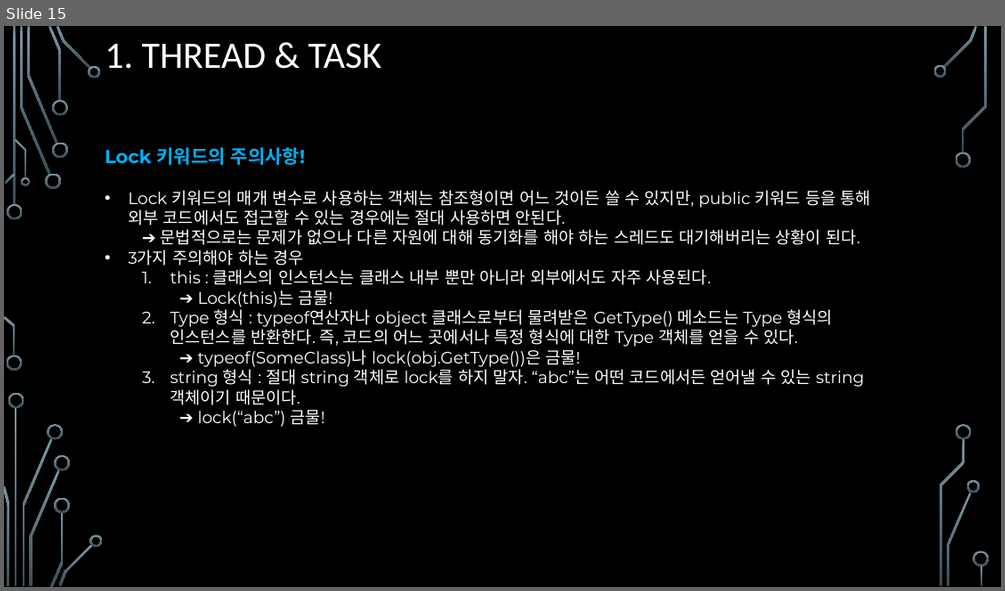
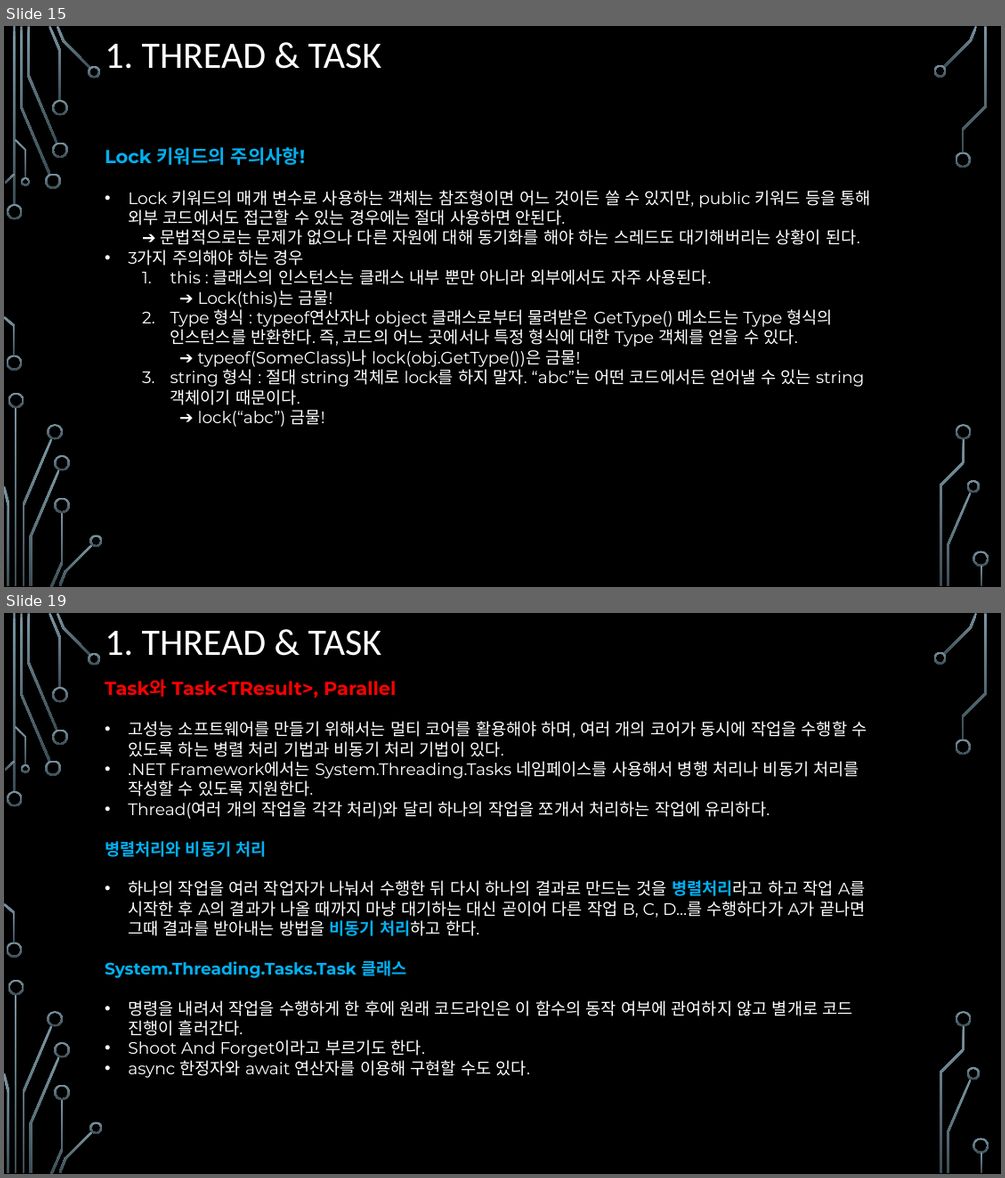
Before and after one commit to assassin4613/CShap, a slide deck: C#_Chapter_10.pptx. Shown one above the other, each under a label of ours: slide 15 before the commit, slides 15 and 19 after it; the slides between them are not shown. The pictures are 1005x591 and 1005x1178 pixels, drawn with LibreOffice and Linux fonts; fonts in the diff are those of the drawing; background and template pictures are left out. Boxes give left, top, right and bottom in pixels: in the first picture for what was removed or moved away, otherwise in the second. Text is boxed around its words. In the diff, an @@ line names an element or a change of style, - is before the commit and + after.

```diff
--- a/C#_Chapter_10.pptx
+++ b/C#_Chapter_10.pptx
@@ slide 19 added at (x1=4, y1=613, x2=1001, y2=1174), background picture (left out); not listed: 36 template elements that a slide beside it also shows @@
@@ title added at (x1=105, y1=630, x2=382, y2=656), 36 pt, text #FFFFFF @@
+1. THREAD & TASK
@@ text added at (x1=105, y1=679, x2=866, y2=1078), 16 pt, text #FFFFFF @@
+Task와 Task<TResult>, Parallel
+• 고성능 소프트웨어를 만들기 위해서는 멀티 코어를 활용해야 하며, 여러 개의 코어가 동시에 작업을 수행할 수 있도록 하는 병렬 처리 기법과 비동기 처리 기법이 있다.
+• .NET Framework에서는 System.Threading.Tasks 네임페이스를 사용해서 병행 처리나 비동기 처리를 작성할 수 있도록 지원한다.
+• Thread(여러 개의 작업을 각각 처리)와 달리 하나의 작업을 쪼개서 처리하는 작업에 유리하다.
+병렬처리와 비동기 처리
+• 하나의 작업을 여러 작업자가 나눠서 수행한 뒤 다시 하나의 결과로 만드는 것을 병렬처리라고 하고 작업 A를 시작한 후 A의 결과가 나올 때까지 마냥 대기하는 대신 곧이어 다른 작업 B, C, D…를 수행하다가 A가 끝나면 그때 결과를 받아내는 방법을 비동기 처리하고 한다.
+System.Threading.Tasks.Task 클래스
+• 명령을 내려서 작업을 수행하게 한 후에 원래 코드라인은 이 함수의 동작 여부에 관여하지 않고 별개로 코드 진행이 흘러간다.
+• Shoot And Forget이라고 부르기도 한다.
+• async 한정자와 await 연산자를 이용해 구현할 수도 있다.
```
Also in this commit, not shown: 1 slide changed, 10 other slides added, 1 other file.
